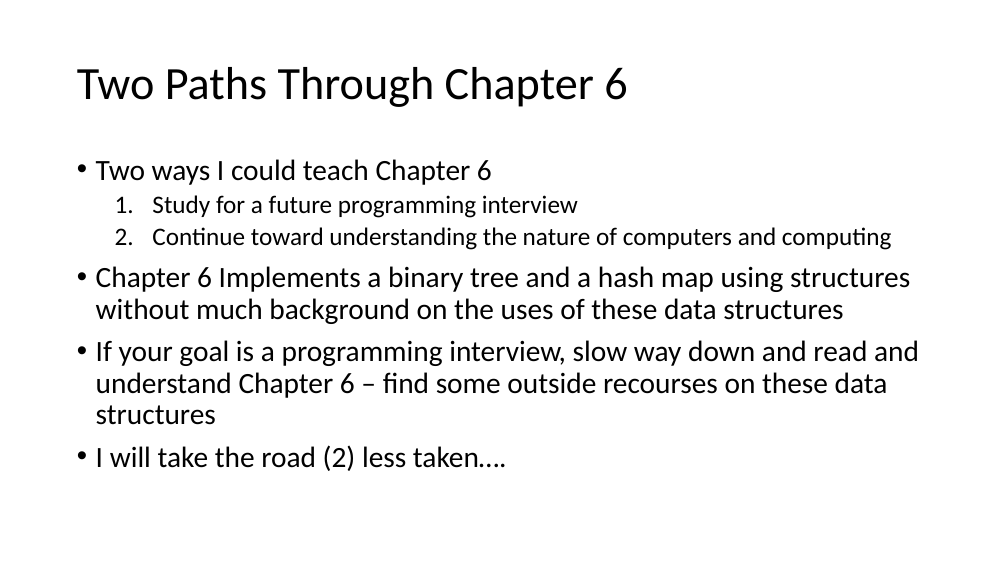
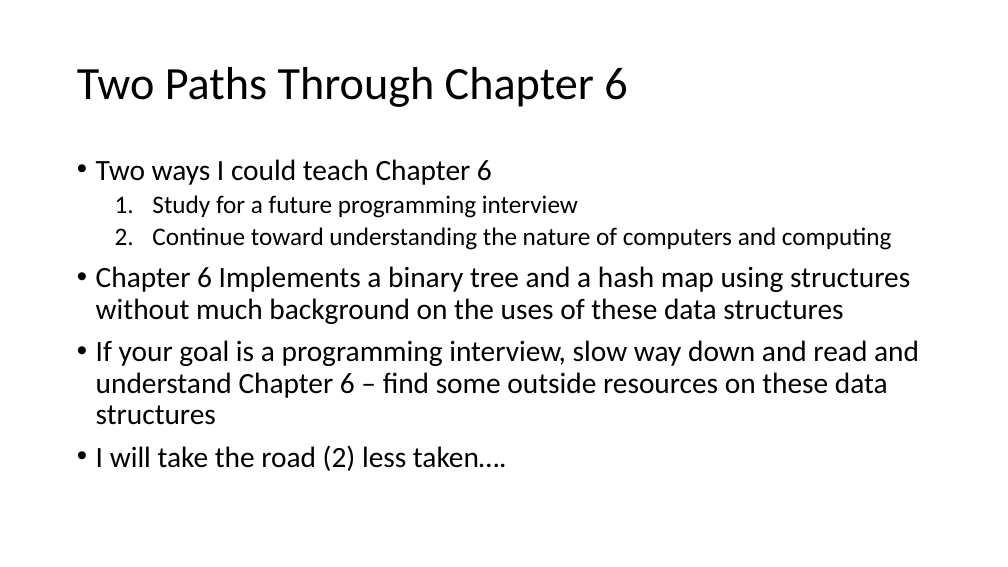
Before and after one commit to csev/cc4e, a slide deck: slide 5 of lectures/KR-6.pptx. Drawn at 1008x567 pixels with LibreOffice and Linux fonts; fonts in the diff are those of the drawing. Boxes give left, top, right and bottom in pixels: in the first picture for what was removed or moved away, otherwise in the second. Text is boxed around its words. In the diff, an @@ line names an element or a change of style, - is before the commit and + after.

Commit message:
Add Chapter 6 Lecture

```diff
--- a/lectures/KR-6.pptx
+++ b/lectures/KR-6.pptx
@@ text at (96, 340, 919, 425): text changed @@
-• If your goal is a programming interview, slow way down and read and understand Chapter 6 – find some outside recourses on these data structures
+• If your goal is a programming interview, slow way down and read and understand Chapter 6 – find some outside resources on these data structures
```
Also in this commit, not shown: 5 other slides changed, 1 slide added, 1 other file.
